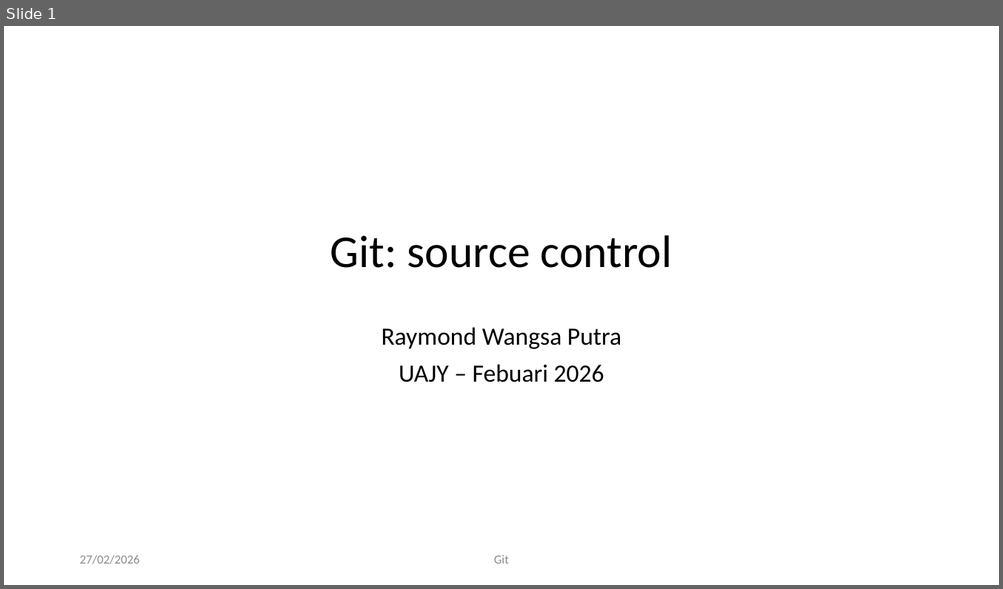
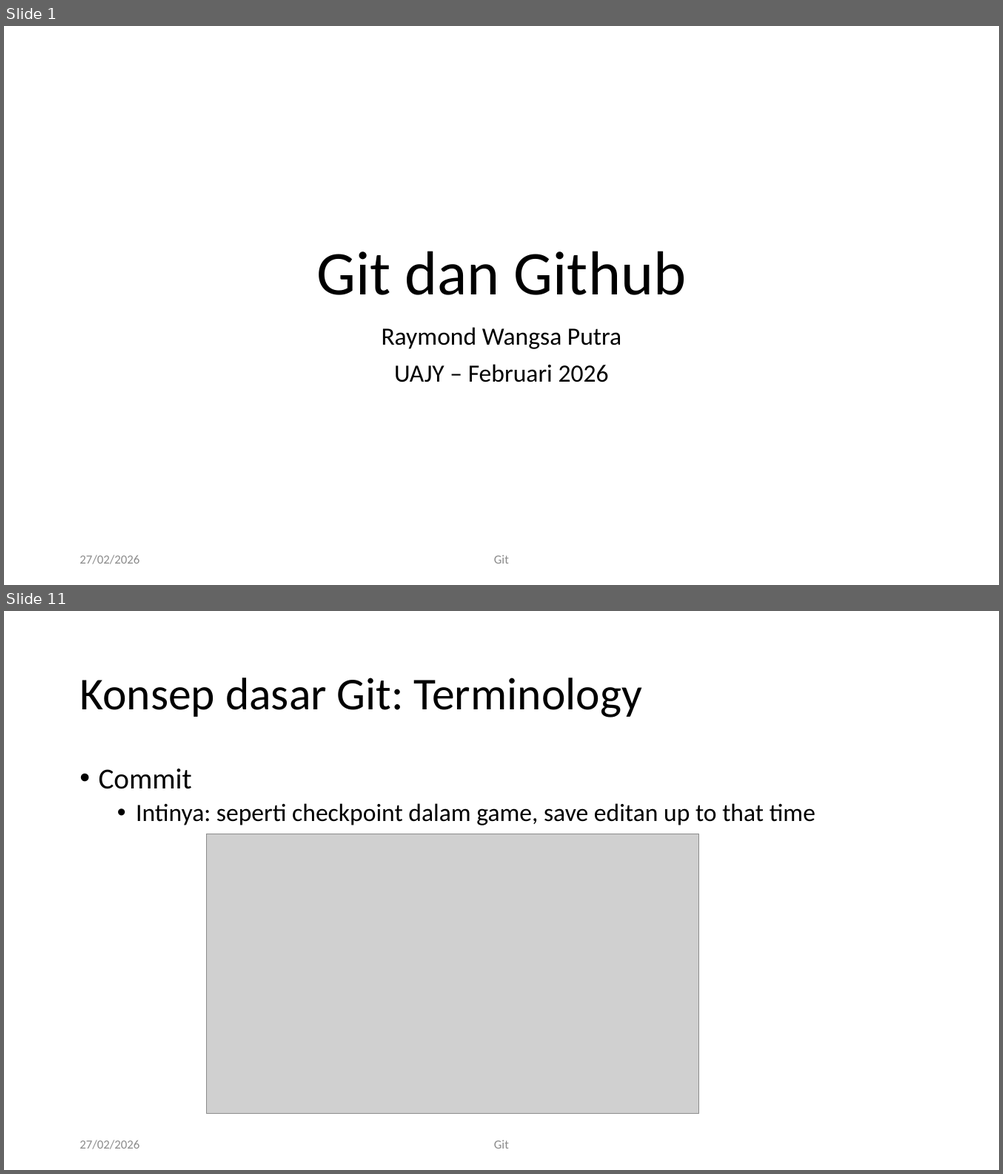
Before and after one commit to RayWP/training-uajy, a slide deck: Part 1 Git/Git-art of source control.pptx. Shown one above the other, each under a label of ours: slide 1 before the commit, slides 1 and 11 after it; the slides between them are not shown. The pictures are 1003x589 and 1003x1174 pixels, drawn with LibreOffice and Linux fonts; fonts in the diff are those of the drawing; grey boxes stand for pictures; background and template pictures are left out. Boxes give left, top, right and bottom in pixels: in the first picture for what was removed or moved away, otherwise in the second. Text is boxed around its words. In the diff, an @@ line names an element or a change of style, - is before the commit and + after.

Commit message:
finish git github part

```diff
--- a/Part 1 Git/Git-art of source control.pptx
+++ b/Part 1 Git/Git-art of source control.pptx
@@ slide 11 added at (4,611,999,1170), background #FFFFFF @@
@@ title added at (79,678,642,718), 44 pt, text #000000 @@
+Konsep dasar Git: Terminology
@@ text added at (99,769,815,826), 24 pt, text #000000 @@
+• Commit
+  • Intinya: seperti checkpoint dalam game, save editan up to that time
@@ picture added at (207,834,699,1114) @@
@@ text added at (79,1140,139,1150), 12 pt, text #8C8C8C @@
+27/02/2026
@@ text added at (494,1140,509,1149), 12 pt, text #8C8C8C @@
+Git
@@ slide 1 changed as well @@
@@ title "Git dan Github" at (316,251,686,295): vertical alignment middle to bottom @@
@@ title at (316,251,686,295): text changed; size 44 to 60 pt @@
-Git: source control
+Git dan Github
@@ subtitle at (394,364,609,383): text changed @@
-UAJY – Febuari 2026
+UAJY – Februari 2026
```
Also in this commit, not shown: 34 other slides added, 4 other files.
